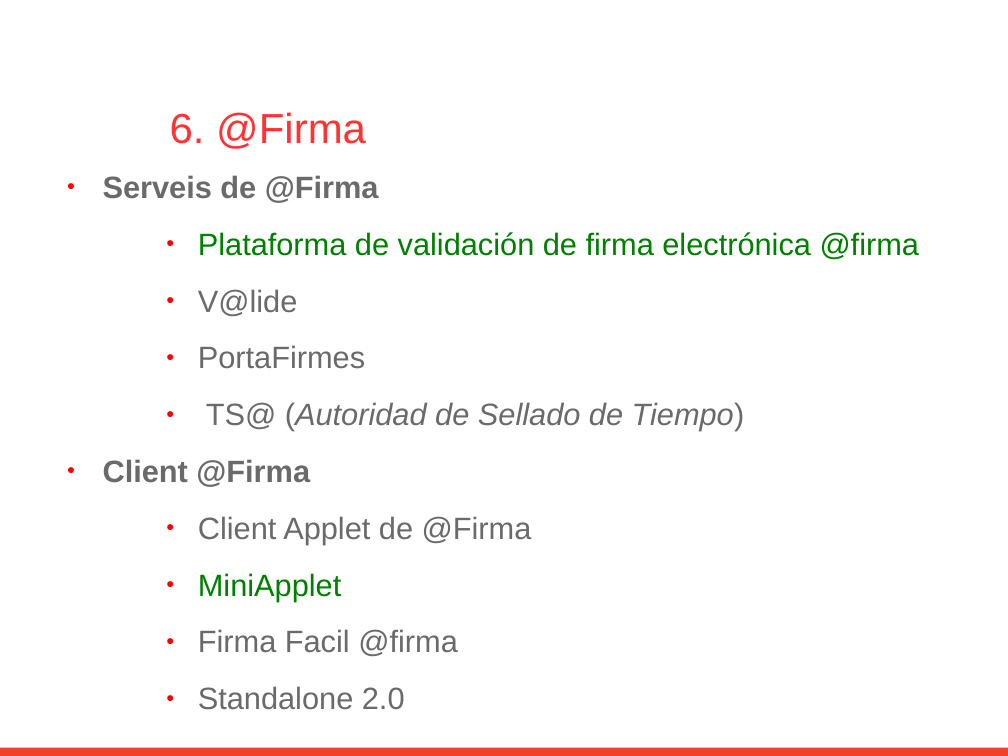
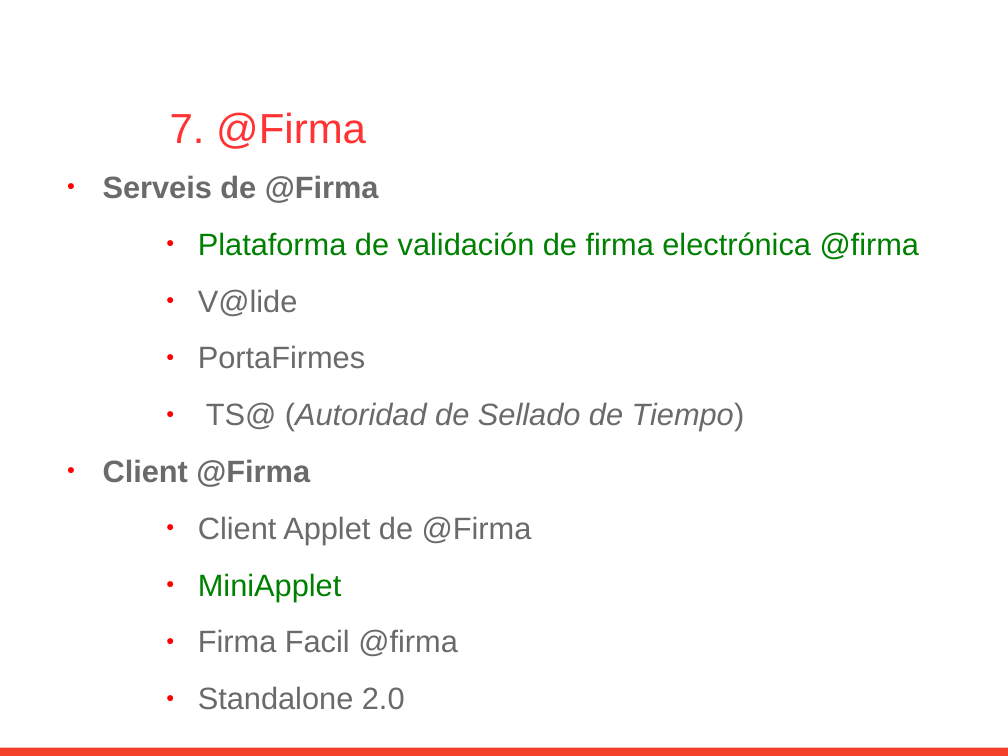
Before and after one commit to GovernIB/portafib, a slide deck: slide 13 of doc/Introduccio_Basica_PortaFIB.odp. Drawn at 1008x756 pixels with LibreOffice and Linux fonts; fonts in the diff are those of the drawing; background and template pictures are left out. Boxes give left, top, right and bottom in pixels: in the first picture for what was removed or moved away, otherwise in the second. Text is boxed around its words. In the diff, an @@ line names an element or a change of style, - is before the commit and + after.

```diff
--- a/doc/Introduccio_Basica_PortaFIB.odp
+++ b/doc/Introduccio_Basica_PortaFIB.odp
@@ text at (170,112,366,149): text changed @@
-6. @Firma
+7. @Firma
```
Also in this commit, not shown: 8 other slides changed, 2 slides added, 1 slide removed, 2 other files.
